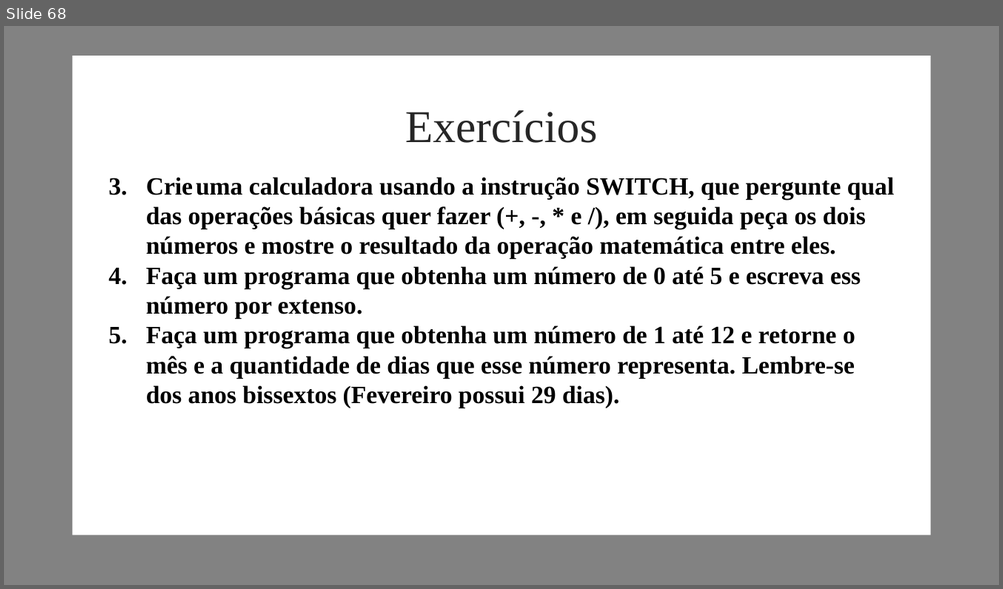
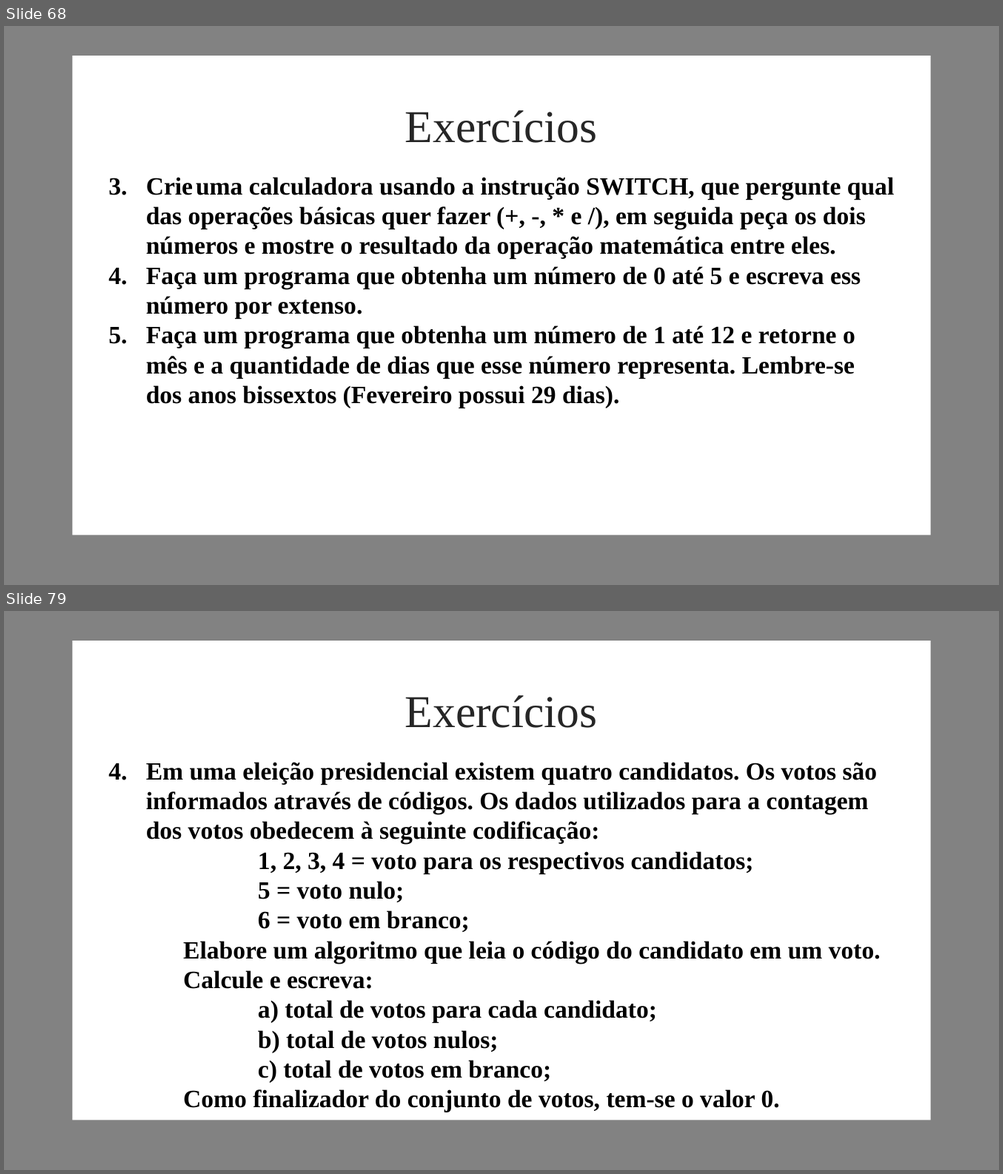
Before and after one commit to grazielags/Turma_1_Carreira_Programador, a slide deck: Graziela/Material/Carreira programador - Módulo 3.pptx. Shown one above the other, each under a label of ours: slide 68 before the commit, slides 68 and 79 after it; the slides between them are not shown. The pictures are 1003x589 and 1003x1174 pixels, drawn with LibreOffice and Linux fonts; fonts in the diff are those of the drawing; background and template pictures are left out. Boxes give left, top, right and bottom in pixels: in the first picture for what was removed or moved away, otherwise in the second. Text is boxed around its words. In the diff, an @@ line names an element or a change of style, - is before the commit and + after.

```diff
--- a/Graziela/Material/Carreira programador - Módulo 3.pptx
+++ b/Graziela/Material/Carreira programador - Módulo 3.pptx
@@ slide 79 added at bbox=[4, 611, 999, 1170], background picture (left out); not listed: 2 template elements that a slide beside it also shows @@
@@ text added at bbox=[405, 695, 597, 728], 44 pt, text #262626 @@
+Exercícios
@@ text added at bbox=[146, 762, 880, 1113], 24 pt, text #000000, bold @@
+4. Em uma eleição presidencial existem quatro candidatos. Os votos são informados através de códigos. Os dados utilizados para a contagem dos votos obedecem à seguinte codificação:
+1, 2, 3, 4 = voto para os respectivos candidatos;
+5 = voto nulo;
+6 = voto em branco;
+Elabore um algoritmo que leia o código do candidato em um voto. Calcule e escreva:
+a) total de votos para cada candidato;
+b) total de votos nulos;
+c) total de votos em branco;
+Como finalizador do conjunto de votos, tem-se o valor 0.
```
Also in this commit, not shown: 1 slide changed, 26 other slides added, 1 other file.
